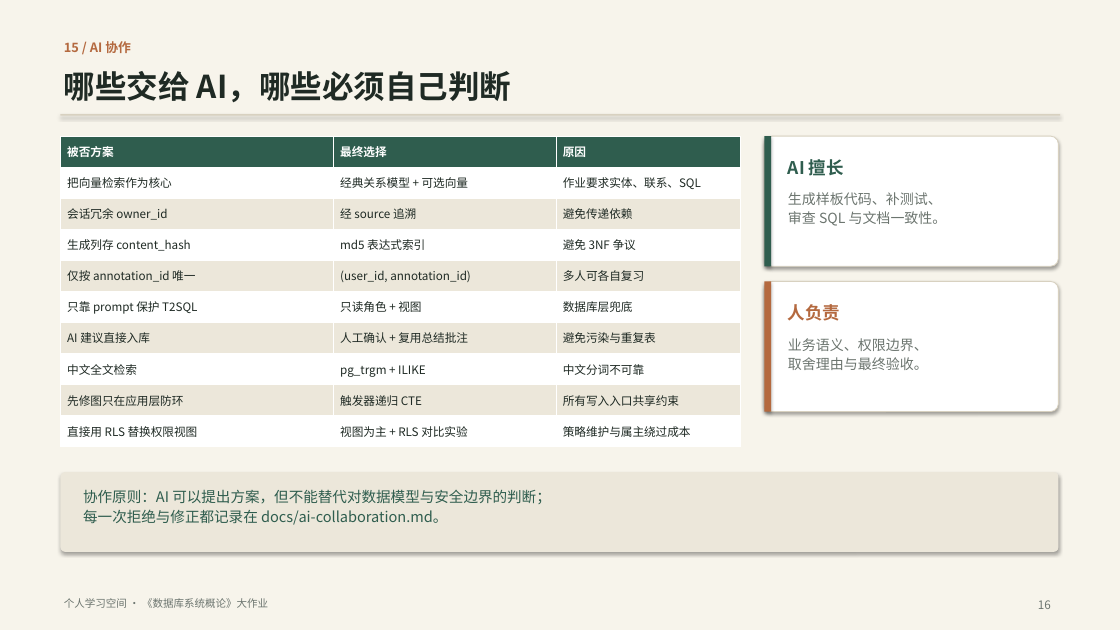
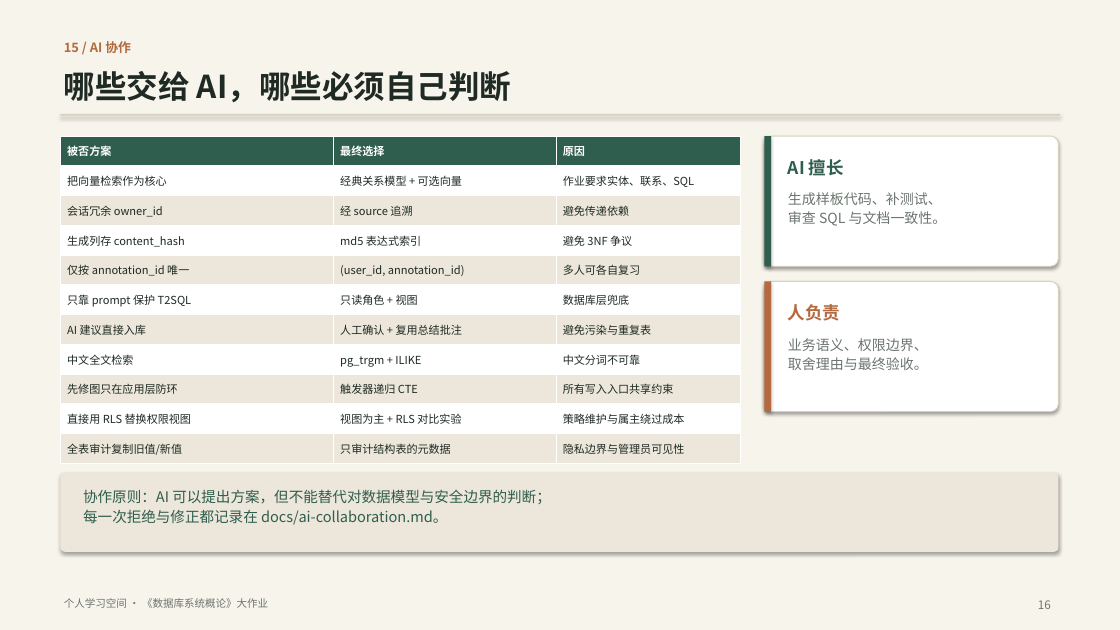
Before and after one commit to ycl-berserk/2026Database, a slide deck: slide 16 of docs/汇报.pptx. Drawn at 1120x630 pixels with LibreOffice and Linux fonts; fonts in the diff are those of the drawing. Boxes give left, top, right and bottom in pixels: in the first picture for what was removed or moved away, otherwise in the second. Text is boxed around its words. In the diff, an @@ line names an element or a change of style, - is before the commit and + after.

Commit message:
feat: 审计历史与通用触发器（D2）
- 迁移 007 新增 audit_log，审计课程、课程成员与账号的结构变更
- 只记录对象、动作、主键与变更列名，排除 password_hash，不复制任何列值
- SECURITY DEFINER 触发器写入，ls_app 只读；清理函数最少保留 90 天
- 管理页新增筛选时间线与清理入口，补充 6 项集成测试和 verify.db.audit
- 文档、截图与 PPT 更新到 16 张表、9 个触发器、274 项测试、41 项验收

```diff
--- a/docs/汇报.pptx
+++ b/docs/汇报.pptx
@@ table at [60,136,741,464] @@
+row 11: 全表审计复制旧值/新值 | 只审计结构表的元数据 | 隐私边界与管理员可见性
```
Also in this commit, not shown: 7 other slides changed, 26 other files.
